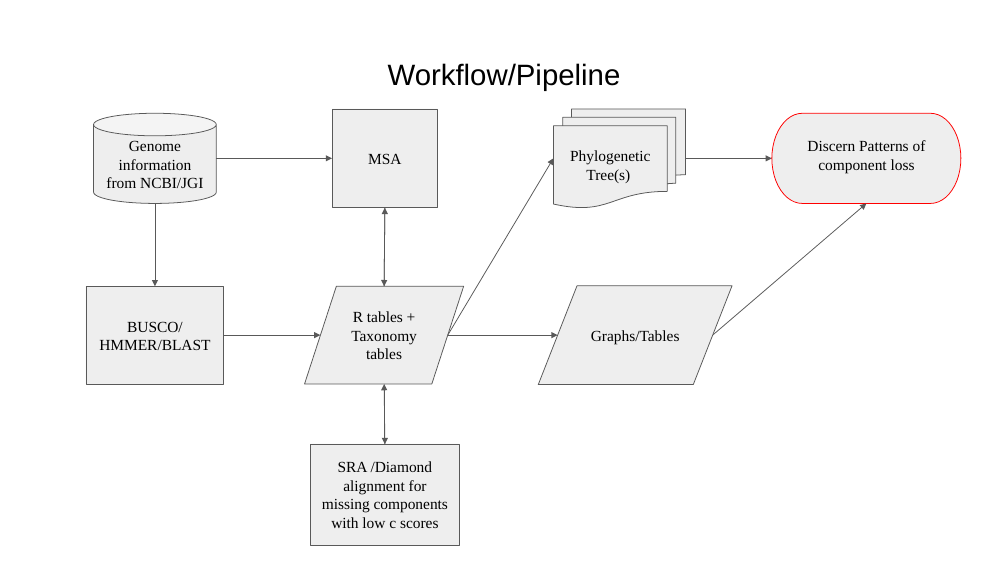
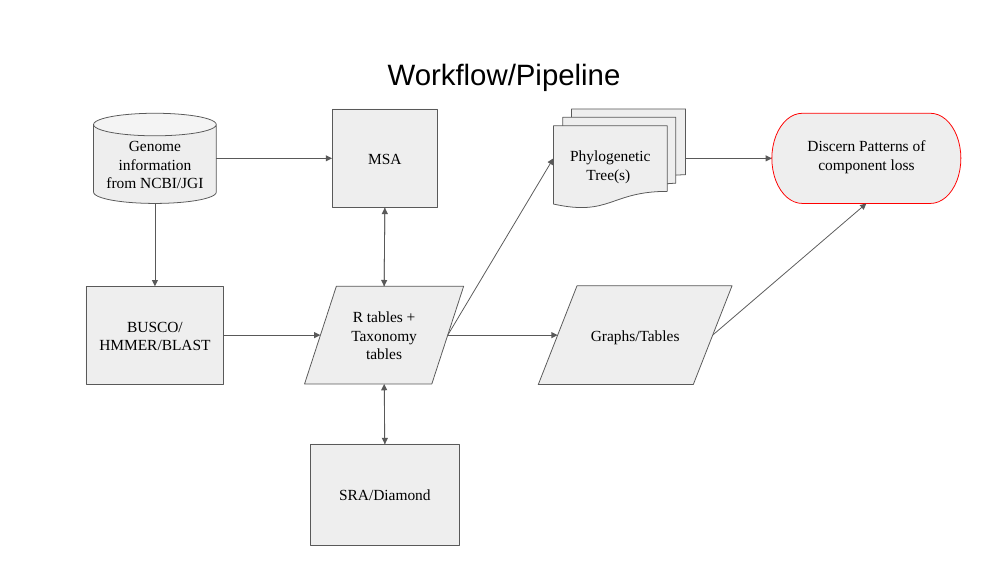
Before and after one commit to Dellaraam/TOR_phylogenetics, a slide deck: slide 3 of Images/Figures_To_Review/Venn_Diagram_Summary.pptx. Drawn at 1008x567 pixels with LibreOffice and Linux fonts; fonts in the diff are those of the drawing. Boxes give left, top, right and bottom in pixels: in the first picture for what was removed or moved away, otherwise in the second. Text is boxed around its words. In the diff, an @@ line names an element or a change of style, - is before the commit and + after.

```diff
--- a/Images/Figures_To_Review/Venn_Diagram_Summary.pptx
+++ b/Images/Figures_To_Review/Venn_Diagram_Summary.pptx
@@ text in rectangle at (339, 489, 430, 500): text changed @@
-SRA /Diamond alignment for missing components with low c scores
+SRA/Diamond
```
Also in this commit, not shown: 1 other slide changed.
